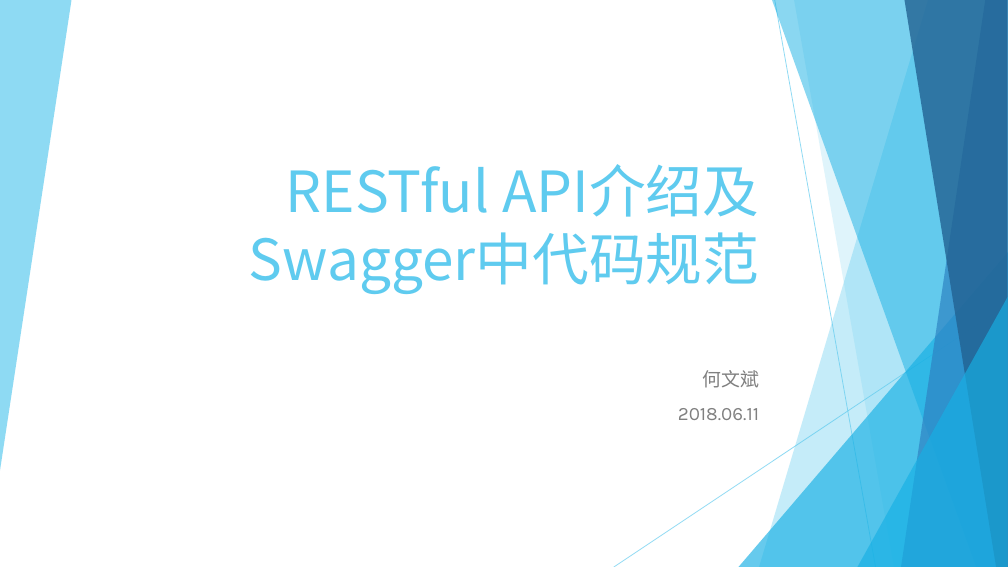
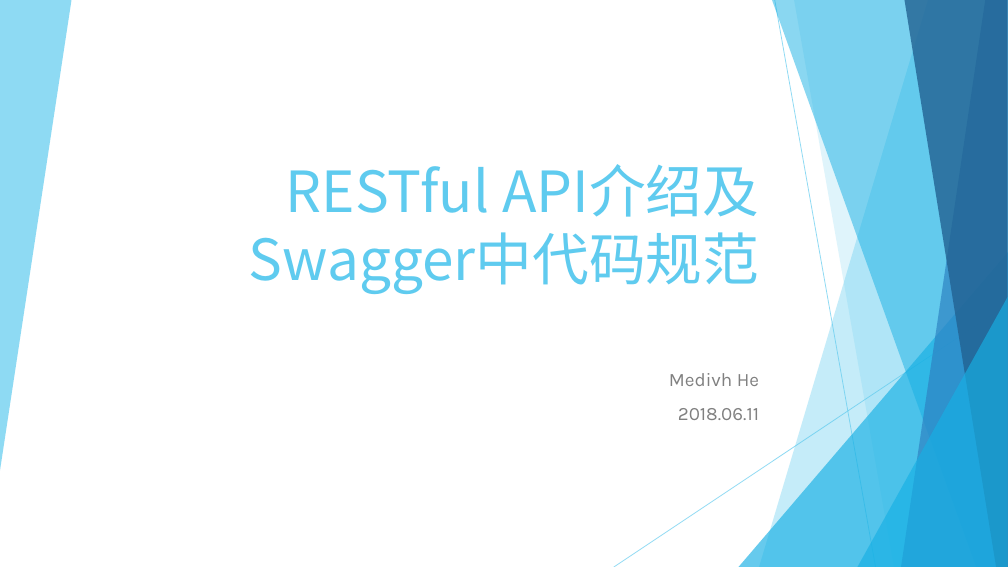
Before and after one commit to Crab2died/micro-boot, a slide deck: slide 1 of rest-api/RESTful.pptx. Drawn at 1008x567 pixels with LibreOffice and Linux fonts; fonts in the diff are those of the drawing. Boxes give left, top, right and bottom in pixels: in the first picture for what was removed or moved away, otherwise in the second. Text is boxed around its words. In the diff, an @@ line names an element or a change of style, - is before the commit and + after.

Commit message:
restful ppt

```diff
--- a/rest-api/RESTful.pptx
+++ b/rest-api/RESTful.pptx
@@ subtitle at bbox=[669, 373, 759, 386]: text changed @@
-何文斌
+Medivh He
```
Also in this commit, not shown: 8 other slides changed.
